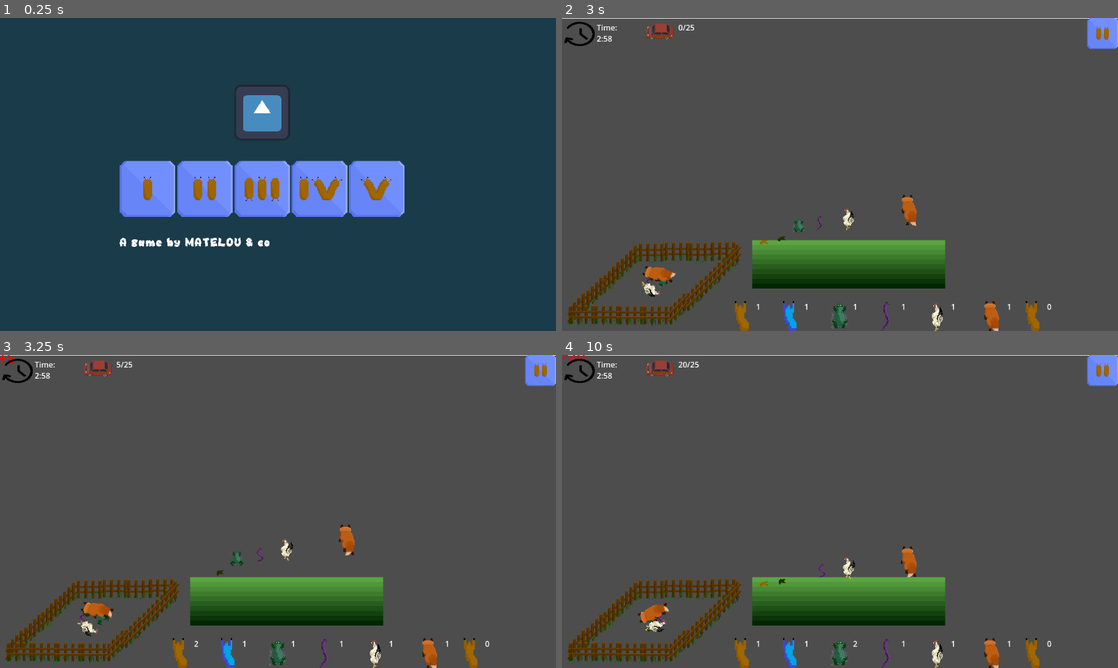
Above: before the commit, frames 1-4 (two rows, left to right).
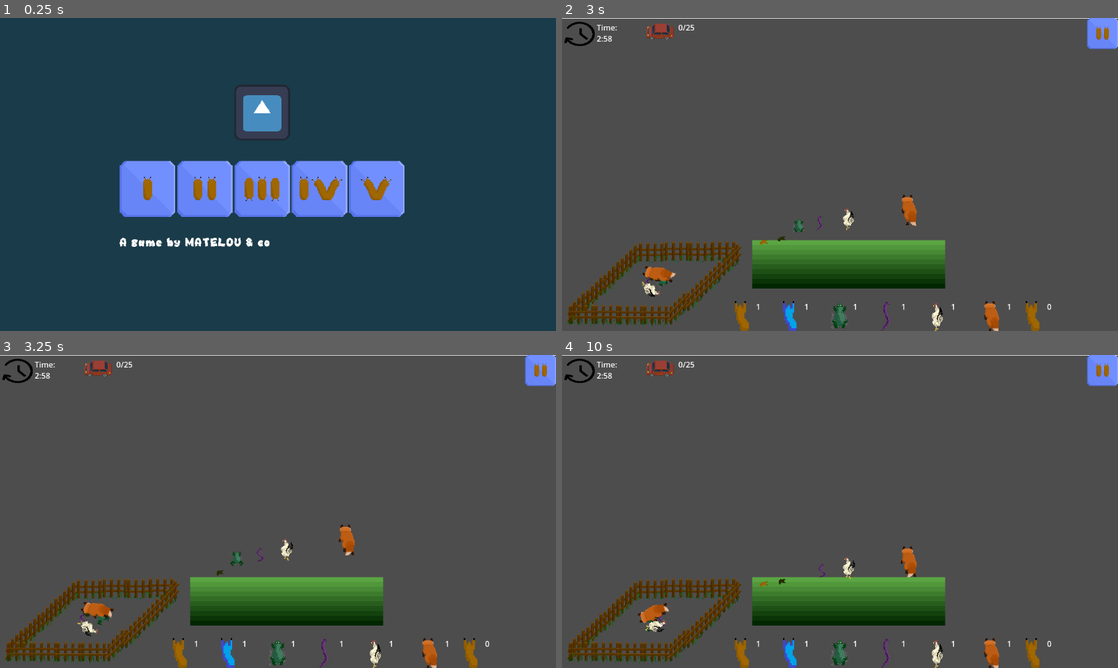
Above: after the commit, the same moments.

Repository: Skyepulse/LudumDare56
Game: Godot game, scene res://Level Scenes/control.tscn
The game is run twice, just before and just after one commit, with the same random seed, the same clock (stepped at 60 frames per second) and the same inputs. The engine's default icon, where the game draws it, is replaced by a stand-in: a white triangle on a blue panel in a dark square.
Inputs (mouse positions are in pixels of both pictures, inside the frame that each line leads up to):
- Up to frame 1 (0.25 s): no input
- Up to frame 2 (3 s): click (712, 190) at 0.5 s; click (1101, 33) at 1.25 s; click "Resume" at 2 s; move the mouse to (762, 243) at 2.77 s; click (762, 243) at 2.92 s
- Up to frame 3 (3.25 s): no input
- Up to frame 4 (10 s): move the mouse to (662, 614) at 3.52 s; click (662, 614) at 3.67 s; move the mouse to (645, 608) at 4.27 s; click (645, 608) at 4.42 s; move the mouse to (667, 611) at 5.02 s; click (667, 611) at 5.17 s; move the mouse to (634, 621) at 5.77 s; click (634, 621) at 5.92 s; move the mouse to (639, 633) at 6.52 s; click (639, 633) at 6.67 s; move the mouse to (673, 608) at 7.27 s; click (673, 608) at 7.42 s; move the mouse to (906, 405) at 8.02 s; click (906, 405) at 8.17 s; click "Replay" at 8.75 s; move the mouse to (801, 583) at 9.52 s; click (801, 583) at 9.67 s

Frames 1-2 are identical in both runs. In frame 3, less than 0.1% of the frame differs, in the area x 0-36%, y 0-94%; in frame 4, less than 0.1%, in the area x 0-54%, y 0-94%.

Commit message:
fixed d&d

Diff:
--- a/Level Scenes/Level1.tscn
+++ b/Level Scenes/Level1.tscn
@@ -20,11 +20,6 @@
 size = Vector2(161.5, 295)
 
 [node name="Level" type="Node2D"]
-script = ExtResource("1_llewe")
-
-[node name="Throw Area" parent="." instance=ExtResource("11_aoj50")]
-position = Vector2(597, 511)
-rotation = -1.57079
 script = ExtResource("1_llewe")
 
 [node name="Camera2D" type="Camera2D" parent="."]
@@ -80,6 +75,10 @@
 position = Vector2(1251, 570.5)
 shape = SubResource("RectangleShape2D_ss0dk")
 
+[node name="Throw Area" parent="." instance=ExtResource("11_aoj50")]
+position = Vector2(597, 511)
+rotation = -1.57079
+
 [node name="CanvasLayer" type="CanvasLayer" parent="."]
 
 [node name="stack_control_ui" parent="CanvasLayer" instance=ExtResource("9_oglhl")]
